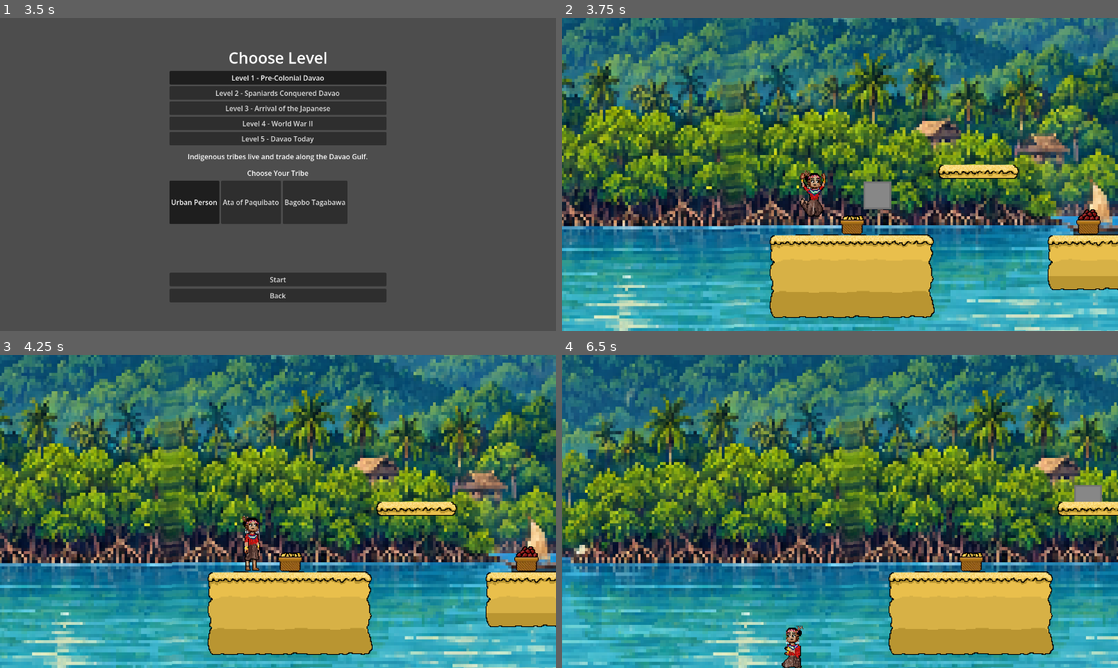
Above: before the commit, frames 1-4 (two rows, left to right).
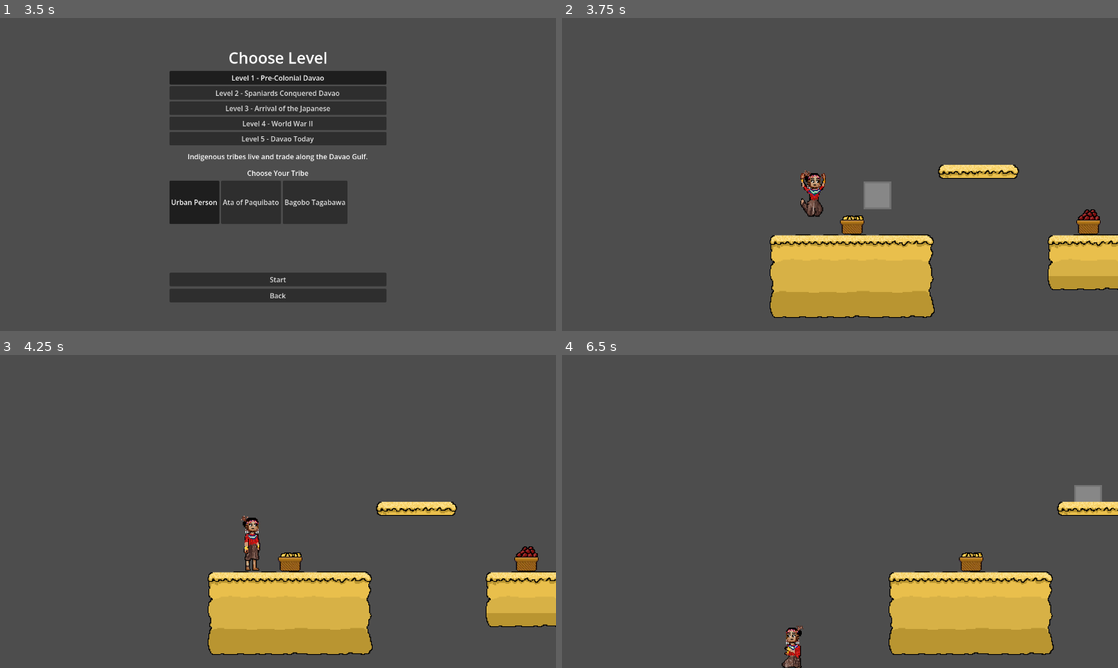
Above: after the commit, the same moments.

Repository: JumbledOne/RPHGameProject
Game: Godot game, scene res://scenes/ui/main_menu.tscn
Two runs of this game, one before a commit and one after it. Both use one fixed random seed, a clock stepped at 60 frames per second and the inputs below. The engine's default icon, where the game draws it, is replaced by a stand-in: a white triangle on a blue panel in a dark square.
Inputs (mouse positions are in pixels of both pictures, inside the frame that each line leads up to):
- Up to frame 1 (3.5 s): click "Play" at 0.5 s; click "Level 1 - Pre-Colonial Davao" at 1.25 s; click "Level 1 - Pre-Colonial Davao" at 2 s; click "Level 1 - Pre-Colonial Davao" at 2.75 s
- Up to frame 2 (3.75 s): click "Start" at 3.5 s
- Up to frame 3 (4.25 s): no input
- Up to frame 4 (6.5 s): tap Enter at 4.25 s; move the mouse to (962, 495) at 4.27 s; hold I (ability) 4.28-5.03 s; hold D (right) 4.28-5.78 s; tap Space (jump) at 4.52, 5.27 s; move the mouse to (728, 527) at 5.02 s; tap E (attack) at 5.1 s; move the mouse to (895, 442) at 5.77 s; hold A (left) from 5.78 s (still down); hold I (ability) from 5.78 s (still down)

Frame 1 is identical in both runs. In frame 2, 86% of the frame differs, in the area x 0-100%, y 0-100%; in frame 3, 87%; in frame 4, 89%.

Commit message:
Made background a parallax 2d

Diff:
--- a/src/scenes/levels/level_1.tscn
+++ b/src/scenes/levels/level_1.tscn
@@ -2,6 +2,7 @@
 
 [ext_resource type="Texture2D" uid="uid://50amvlb5jy4j" path="res://assets/sprites/stage1_ancient_trading_gulf_640x360.png" id="1_la5od"]
 [ext_resource type="PackedScene" uid="uid://bilcp5l0jhoy6" path="res://scripts/enemy/Evil_Durian.tscn" id="2_5jnu0"]
+[ext_resource type="PackedScene" uid="uid://73qqhe04mof4" path="res://scripts/background/background.tscn" id="2_sk5k4"]
 [ext_resource type="PackedScene" uid="uid://dqfx6qteghxjv" path="res://scripts/player/player_spawner/player_spawner.tscn" id="3_oh33q"]
 [ext_resource type="Texture2D" uid="uid://bmra7b1uo5a0g" path="res://assets/sprites/tilemap-updated.png" id="4_af25d"]
 [ext_resource type="Script" uid="uid://d22cgg754fheg" path="res://scripts/player/player_camera/player_camera.gd" id="5_5jnu0"]
@@ -2168,41 +2169,7 @@
 [node name="Map_BG" type="TileMapLayer" unique_id=1104505614]
 tile_set = SubResource("TileSet_g4v7s")
 
-[node name="TextureRect" type="TextureRect" parent="." unique_id=1548516533]
-offset_left = -1946.0
-offset_top = -822.0
-offset_right = 112.0
-offset_bottom = 451.0
-texture = ExtResource("1_la5od")
-
-[node name="TextureRect" type="TextureRect" parent="TextureRect" unique_id=484558801]
-layout_mode = 0
-offset_left = 2057.0
-offset_right = 4115.0
-offset_bottom = 1273.0
-texture = ExtResource("1_la5od")
-
-[node name="TextureRect" type="TextureRect" parent="TextureRect/TextureRect" unique_id=1868313984]
-layout_mode = 0
-offset_left = 1991.0
-offset_right = 4049.0
-offset_bottom = 1273.0
-texture = ExtResource("1_la5od")
-
-[node name="TextureRect" type="TextureRect" parent="TextureRect/TextureRect/TextureRect" unique_id=837497903]
-layout_mode = 0
-offset_left = 1991.0
-offset_right = 4049.0
-offset_bottom = 1273.0
-texture = ExtResource("1_la5od")
-
-[node name="TextureRect" type="TextureRect" parent="TextureRect/TextureRect/TextureRect/TextureRect" unique_id=1193403491]
-layout_mode = 0
-offset_left = -8095.0
-offset_top = 1.0
-offset_right = -6037.0
-offset_bottom = 1274.0
-texture = ExtResource("1_la5od")
+[node name="Background" parent="." unique_id=1712092851 instance=ExtResource("2_sk5k4")]
 
 [node name="EvilDurian" parent="." unique_id=565006692 instance=ExtResource("2_5jnu0")]
 position = Vector2(-1804, -90)
--- a/src/scripts/background/background.tscn
+++ b/src/scripts/background/background.tscn
@@ -1,4 +1,11 @@
 [gd_scene format=3 uid="uid://73qqhe04mof4"]
 
-[node name="Background" type="CanvasLayer" unique_id=116955748]
-layer = -1
+[ext_resource type="Texture2D" uid="uid://50amvlb5jy4j" path="res://assets/sprites/stage1_ancient_trading_gulf_640x360.png" id="1_4upsu"]
+
+[node name="Background" type="Parallax2D" unique_id=1712092851]
+scroll_scale = Vector2(2, 2)
+repeat_size = Vector2(640, 0)
+repeat_times = 37
+
+[node name="Stage1AncientTradingGulf640x360" type="Sprite2D" parent="." unique_id=577926699]
+texture = ExtResource("1_4upsu")
